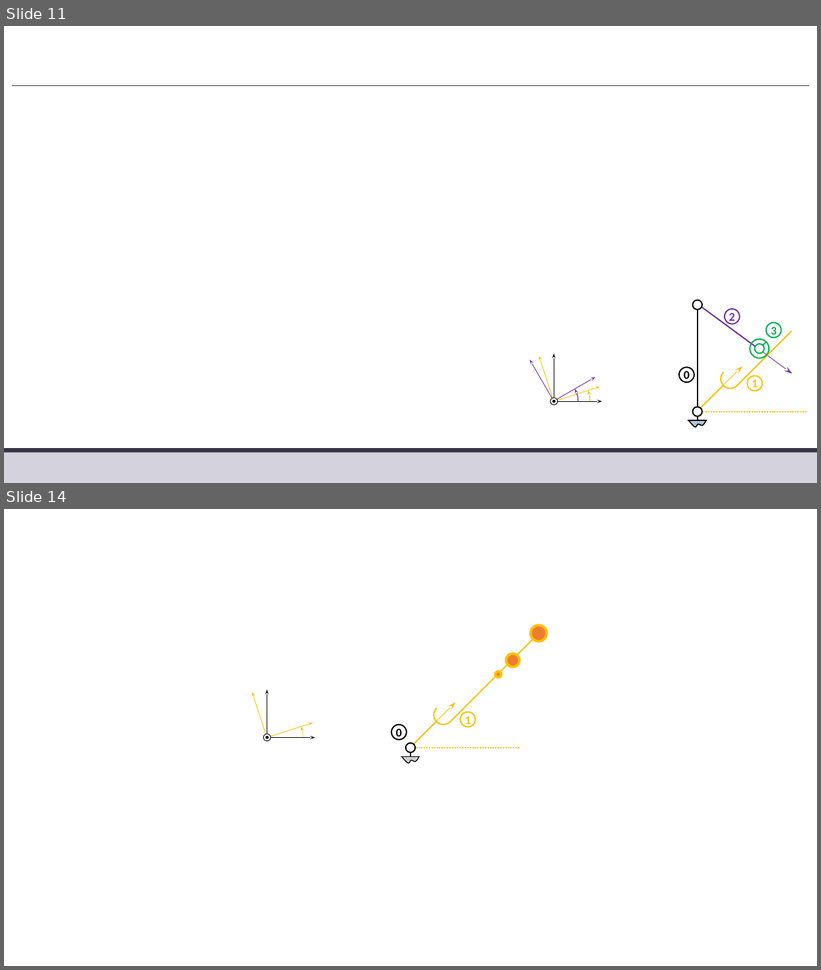
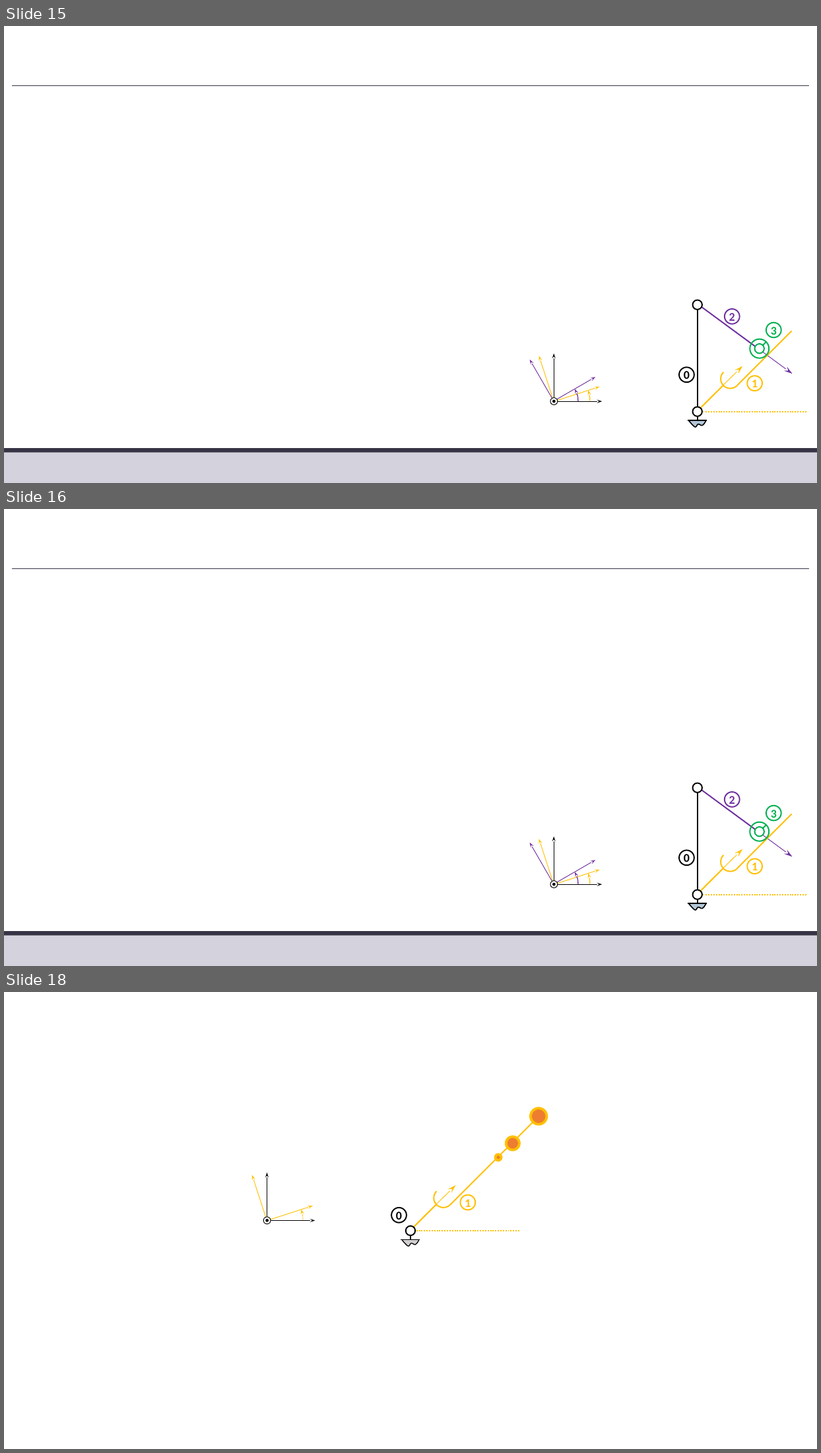
Before and after one commit to xpessoles/TP_Corriges, a slide deck: 19_Sympact/19_Sympact_Corrige.pptx. Shown one above the other, each under a label of ours: slides 11 and 14 before the commit, slides 15, 16 and 18 after it; the slides between them are not shown. The pictures are 821x970 and 821x1453 pixels, drawn with LibreOffice and Linux fonts; fonts in the diff are those of the drawing; grey boxes stand for pictures; background and template pictures are left out. Boxes give left, top, right and bottom in pixels: in the first picture for what was removed or moved away, otherwise in the second. Text is boxed around its words. In the diff, an @@ line names an element or a change of style, - is before the commit and + after.

```diff
--- a/19_Sympact/19_Sympact_Corrige.pptx
+++ b/19_Sympact/19_Sympact_Corrige.pptx
@@ slide 16 added at [4, 509, 817, 966], background #FFFFFF; not listed: 3 template elements that a slide beside it also shows @@
@@ group added at [518, 784, 807, 920]: 10 ellipses, 8 arrows, 8 lines, 3 arc (boxed as its full ellipse)s, 1 freeform shape @@
+1
+0
+2
+3
@@ what was slide 11 is now slide 15 @@
@@ what was slide 14 is now slide 18 @@
```
Also in this commit, not shown: 1 slide changed, 3 other slides added.
